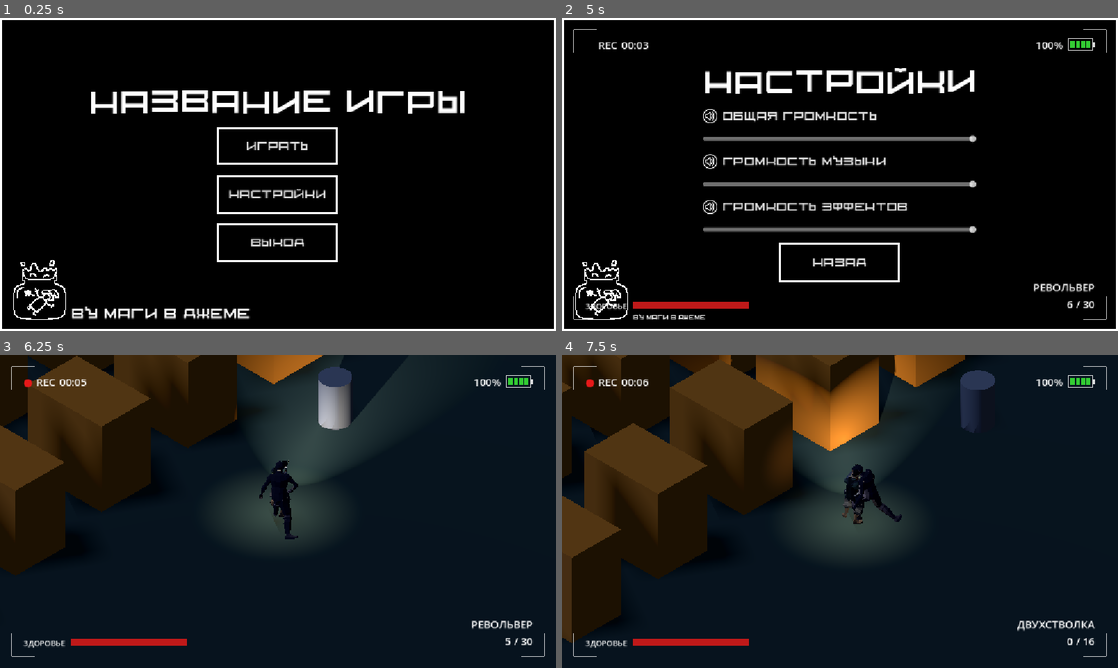
Above: before the commit, frames 1-4 (two rows, left to right).
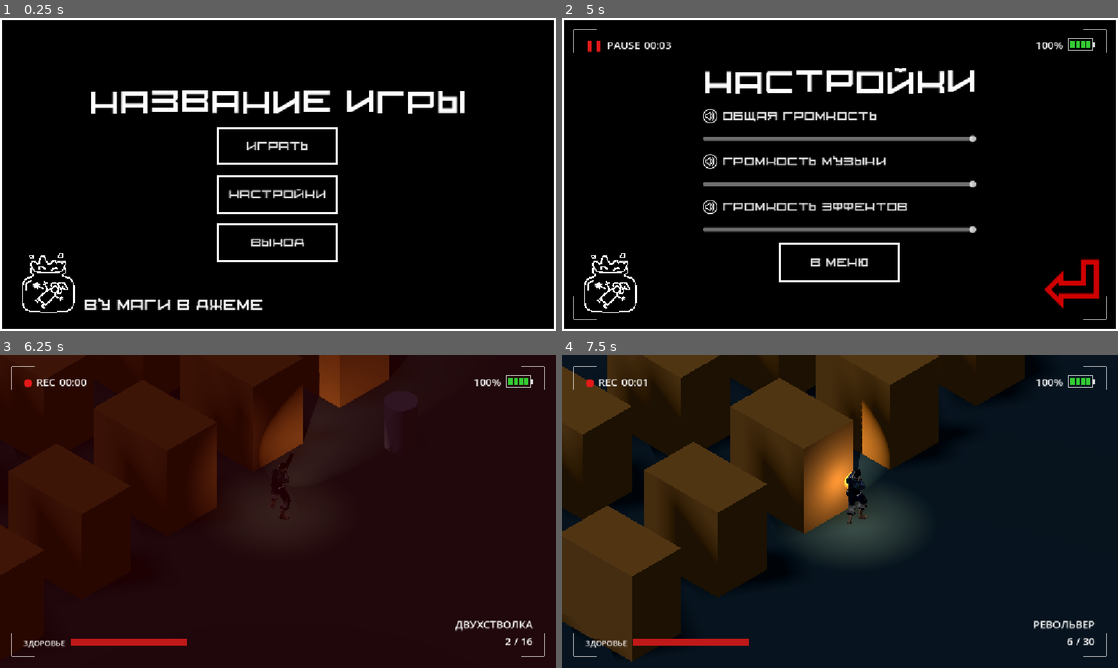
Above: after the commit, the same moments.

Repository: AnckerStudios/the-camera-game
Game: Godot game, scene res://ui/menu/menu.tscn
The game is run twice, just before and just after one commit, with the same random seed, the same clock (stepped at 60 frames per second) and the same inputs.
Inputs (mouse positions are in pixels of both pictures, inside the frame that each line leads up to):
- Up to frame 1 (0.25 s): no input
- Up to frame 2 (5 s): click "Играть" at 0.5 s; move the mouse to (962, 158) at 1.27 s; hold D (move_right) 1.28-2.03 s; hold Right mouse button (alt_fire) 1.28-2.03 s; tap Space (jump) at 1.52, 2.27, 3.77, 4.52 s; move the mouse to (728, 190) at 2.02 s; hold S (move_backward) 2.03-2.78 s; tap Shift (dash) at 2.1 s; move the mouse to (895, 105) at 2.77 s; press the mouse at (895, 105) at 2.78 s; hold D (move_right) 2.78-3.53 s; move the mouse to (812, 237) at 3.52 s; release the mouse at (812, 237) at 3.53 s; hold W (move_forward) 3.53-4.28 s; tap E (interaction) at 3.6 s; move the mouse to (1006, 221) at 4.27 s; hold A (move_left) from 4.28 s (still down); hold Q (weapon_next) from 4.28 s (still down); tap Escape (optional) at 4.9 s
- Up to frame 3 (6.25 s): release A (move_left) at 5 s; release Q (weapon_next) at 5 s; click "Назад" (after the commit: "в меню") at 5 s; click (278, 483) at 5.75 s, where only the run after the commit has a clickable "Играть"
- Up to frame 4 (7.5 s): move the mouse to (673, 464) at 6.52 s; hold A (move_left) 6.53-7.28 s; tap Mouse wheel up (weapon_prev) at 6.6 s; tap Space (jump) at 6.77 s; tap R (reload) at 7.15 s; move the mouse to (867, 511) at 7.27 s; hold S (move_backward) from 7.28 s (still down); hold Right mouse button (alt_fire) from 7.28 s (still down)

The runs differ from the first frame. In frame 1, 1.9% of the frame differs, in the area x 2-48%, y 75-97%; in frame 2, 2.7%; in frame 3, 87%, in the area x 0-100%, y 0-100%; in frame 4, 37%.

Commit message:
add pause

Diff:
--- /dev/null
+++ b/buttonX.tres
@@ -0,0 +1,5 @@
+[gd_resource type="Theme" format=3 uid="uid://dh65ss64qf3kd"]
+
+[resource]
+Button/colors/font_color = Color(0.8150196, 3.5857408e-06, 7.70092e-07, 1)
+Button/colors/font_hover_color = Color(0.95, 0.95, 0.95, 1)
--- a/gamelogic/input/player_input.gd
+++ b/gamelogic/input/player_input.gd
@@ -16,6 +16,8 @@
 ## Время хранения запроса прыжка в секундах игрового времени.
 @export_range(0.01, 1.0, 0.01)
 var jump_buffer_seconds: float = 0.12
+@onready var hud: Hud = $"../../HUD"
+
 
 ## Включает обработку ввода. Отключение очищает движение и буфер.
 var hardware_enabled: bool = true:
@@ -66,10 +68,12 @@
 		dash.emit()
 
 	if Input.is_action_just_pressed(&"optional"):
-		var scene_setting = preload("res://ui/options/options.tscn")
-		var scene =  scene_setting.instantiate()
-		add_child(scene)
+		#var scene_setting = preload("res://ui/options/options.tscn")
+		#var scene =  scene_setting.instantiate()
+		#add_child(scene)
+		hud.optional()
 		get_tree().paused = true
+
 
 
 
--- a/project.godot
+++ b/project.godot
@@ -23,6 +23,7 @@
 
 PlayerState="*res://gamelogic/player/player_state.gd"
 TransitionTort="*uid://efpb6pdti1f2"
+MenuState="*uid://cxwniokfg1wut"
 
 [display]
 
--- a/scene/dima/test_level_dima_script.gd
+++ b/scene/dima/test_level_dima_script.gd
@@ -2,5 +2,8 @@
 
 @onready var player : CharacterBody3D = $Player
 
+func _ready() -> void:
+	MenuState.state = false
+
 func _physics_process(delta: float) -> void:
 	get_tree().call_group(Monster.MONSTER_GROUP, "update_target_location", player.global_transform.origin)
--- a/ui/hud/hud.gd
+++ b/ui/hud/hud.gd
@@ -7,7 +7,13 @@
 
 var _rec_time := 0.0
 var _flash_tween: Tween
-
+@onready var rec_dot: Label = %RecDot
+@onready var rec_text: Label = $Margin/Layout/TopRow/Rec/RecText
+@onready var pause_text: Label = $Margin/Layout/TopRow/Rec/PauseText
+@onready var pause_sing: Label = %PauseSing
+@onready var bottom_row: HBoxContainer = $Margin/Layout/BottomRow
+@onready var back_x: Button = $BackX
+@onready var options: Control = $Options
 
 func _ready() -> void:
 	PlayerState.battery_changed.connect(set_battery)
@@ -61,3 +67,26 @@
 	%FlashOverlay.modulate.a = 1.0
 	_flash_tween = create_tween()
 	_flash_tween.tween_property(%FlashOverlay, "modulate:a", 0.0, FLASH_DURATION)
+
+func optional():
+	rec_dot.visible = false
+	rec_text.visible = false
+	bottom_row.visible = false
+	pause_text.visible = true
+	pause_sing.visible = true
+	options.visible = true
+	back_x.visible = true
+	options.pause()
+
+func from_optional():
+	rec_dot.visible = true
+	rec_text.visible = true
+	bottom_row.visible = true
+	pause_text.visible = false
+	pause_sing.visible = false
+	options.visible = false
+	back_x.visible = false
+	get_tree().paused = false
+
+func _on_back_x_pressed() -> void:
+	from_optional()
--- a/ui/hud/hud.tscn
+++ b/ui/hud/hud.tscn
@@ -3,6 +3,9 @@
 [ext_resource type="Script" uid="uid://bnlk8t5iovka0" path="res://ui/hud/hud.gd" id="1_hud"]
 [ext_resource type="Script" uid="uid://rouca0282po1" path="res://ui/hud/viewfinder.gd" id="2_viewfinder"]
 [ext_resource type="Script" uid="uid://cw6ql5pscvlo4" path="res://ui/hud/battery_indicator.gd" id="3_battery"]
+[ext_resource type="PackedScene" uid="uid://dm1q2hktewkrd" path="res://ui/buttons/play_button.tscn" id="4_w75iv"]
+[ext_resource type="Theme" uid="uid://dh65ss64qf3kd" path="res://buttonX.tres" id="5_imuuq"]
+[ext_resource type="PackedScene" uid="uid://b4y23lfljnid0" path="res://ui/options/options.tscn" id="6_kwc50"]
 
 [sub_resource type="FontVariation" id="FontVariation_tabular"]
 opentype_features = {
@@ -20,8 +23,17 @@
 [sub_resource type="StyleBoxFlat" id="StyleBoxFlat_health"]
 bg_color = Color(0.75, 0.1, 0.1, 1)
 
+[sub_resource type="StyleBoxEmpty" id="StyleBoxEmpty_kwc50"]
+
+[sub_resource type="StyleBoxEmpty" id="StyleBoxEmpty_o2lis"]
+
+[sub_resource type="StyleBoxEmpty" id="StyleBoxEmpty_gfles"]
+
 [node name="HUD" type="CanvasLayer" unique_id=643410873]
 script = ExtResource("1_hud")
+
+[node name="Options" parent="." unique_id=575043248 instance=ExtResource("6_kwc50")]
+visible = false
 
 [node name="FlashOverlay" type="ColorRect" parent="." unique_id=354243379]
 unique_name_in_owner = true
@@ -81,6 +93,20 @@
 theme_override_font_sizes/font_size = 22
 text = "REC"
 
+[node name="PauseSing" type="Label" parent="Margin/Layout/TopRow/Rec" unique_id=725851468]
+unique_name_in_owner = true
+visible = false
+layout_mode = 2
+theme_override_colors/font_color = Color(0.9, 0.1, 0.1, 1)
+theme_override_font_sizes/font_size = 22
+text = "❚❚"
+
+[node name="PauseText" type="Label" parent="Margin/Layout/TopRow/Rec" unique_id=2084056521]
+visible = false
+layout_mode = 2
+theme_override_font_sizes/font_size = 22
+text = "PAUSE"
+
 [node name="RecTime" type="Label" parent="Margin/Layout/TopRow/Rec" unique_id=197997017]
 unique_name_in_owner = true
 layout_mode = 2
@@ -167,3 +193,30 @@
 theme_override_font_sizes/font_size = 22
 text = "0 / 0"
 horizontal_alignment = 2
+
+[node name="BackX" parent="." unique_id=1564832545 instance=ExtResource("4_w75iv")]
+process_mode = 3
+visible = false
+z_index = 14
+z_as_relative = false
+custom_minimum_size = Vector2(80, 80)
+anchors_preset = 3
+anchor_left = 1.0
+anchor_top = 1.0
+anchor_right = 1.0
+anchor_bottom = 1.0
+offset_left = -158.0
+offset_top = -211.0
+offset_right = -29.0
+offset_bottom = 30.0
+grow_horizontal = 0
+grow_vertical = 0
+size_flags_horizontal = 4
+theme = ExtResource("5_imuuq")
+theme_override_font_sizes/font_size = 150
+theme_override_styles/normal = SubResource("StyleBoxEmpty_kwc50")
+theme_override_styles/pressed = SubResource("StyleBoxEmpty_o2lis")
+theme_override_styles/hover = SubResource("StyleBoxEmpty_gfles")
+text = "⏎"
+
+[connection signal="pressed" from="BackX" to="." method="_on_back_x_pressed"]
--- a/ui/menu/menu.gd
+++ b/ui/menu/menu.gd
@@ -1,5 +1,8 @@
 extends Control
 var scene_setting = preload("res://ui/options/options.tscn")
+
+func _ready():
+	MenuState.state = true
 
 func _on_play_button_pressed() -> void:
 	TransitionTort.change_scene("res://scene/artem/misha_v2_doma.tscn")
--- a/ui/menu/menu.tscn
+++ b/ui/menu/menu.tscn
@@ -73,10 +73,10 @@
 anchors_preset = 2
 anchor_top = 1.0
 anchor_bottom = 1.0
-offset_left = 12.0
-offset_top = -153.0
-offset_right = 157.0
-offset_bottom = -11.0
+offset_left = 30.0
+offset_top = -168.0
+offset_right = 175.0
+offset_bottom = -26.0
 grow_vertical = 0
 texture = ExtResource("5_vlit4")
 expand_mode = 2
@@ -87,10 +87,10 @@
 anchors_preset = 2
 anchor_top = 1.0
 anchor_bottom = 1.0
-offset_left = 147.0
-offset_top = -34.0
-offset_right = 296.0
-offset_bottom = -22.0
+offset_left = 174.0
+offset_top = -68.0
+offset_right = 546.0
+offset_bottom = -40.0
 grow_vertical = 0
 text = "By Маги в джеме"
 
--- /dev/null
+++ b/ui/menu/menu_state.gd
@@ -0,0 +1,3 @@
+extends Node
+
+static var state: bool = true
--- a/ui/options/options.gd
+++ b/ui/options/options.gd
@@ -1,6 +1,26 @@
 extends Control
 @onready var h_slider: HSlider = $Options/VBoxContainer/HSlider
+@onready var back: Button = $Options/VBoxContainer/Back
+@onready var label: Label = $Label
+
+func _ready() -> void:
+	if MenuState.state :
+		back.text = "назад"
+		label.visible = true
+	else :
+		back.text = "в меню"
+		label.visible = false
 
 func _on_back_pressed() -> void:
-	get_tree().paused = false
-	queue_free()
+	if MenuState.state :
+		back_to_tree()
+	else :
+		get_tree().paused = false
+		TransitionTort.change_scene("res://ui/menu/menu.tscn")
+
+func back_to_tree() -> void:
+		get_tree().paused = false
+		queue_free()
+
+func pause():
+	_ready()
--- a/ui/options/options.tscn
+++ b/ui/options/options.tscn
@@ -99,10 +99,10 @@
 anchors_preset = 2
 anchor_top = 1.0
 anchor_bottom = 1.0
-offset_left = 12.0
-offset_top = -153.0
-offset_right = 157.0
-offset_bottom = -11.0
+offset_left = 30.0
+offset_top = -168.0
+offset_right = 175.0
+offset_bottom = -26.0
 grow_vertical = 0
 texture = ExtResource("10_xoydh")
 expand_mode = 2
@@ -113,11 +113,12 @@
 anchors_preset = 2
 anchor_top = 1.0
 anchor_bottom = 1.0
-offset_left = 147.0
-offset_top = -34.0
-offset_right = 296.0
-offset_bottom = -22.0
+offset_left = 174.0
+offset_top = -52.0
+offset_right = 323.0
+offset_bottom = -40.0
 grow_vertical = 0
+theme_override_font_sizes/font_size = 40
 text = "By Маги в джеме"
 
 [node name="Line2D" type="Line2D" parent="." unique_id=1342678673]
@@ -137,4 +138,3 @@
 [connection signal="value_changed" from="Options/VBoxContainer/SFXController" to="." method="_on_music_controller_value_changed"]
 [connection signal="value_changed" from="Options/VBoxContainer/SFXController" to="Options/VBoxContainer/SFXController" method="_on_value_changed"]
 [connection signal="pressed" from="Options/VBoxContainer/Back" to="." method="_on_back_pressed"]
-[connection signal="pressed" from="Options/VBoxContainer/Back" to="Options/VBoxContainer/Back" method="_on_pressed"]
Not shown: 1 places in scene/dima/misha_v1_doma.tscn that only renumber resources
Not shown: 1 places in scene/weapon_test.tscn that only renumber resources
Not shown, added: ui/menu/menu_state.gd.uid
